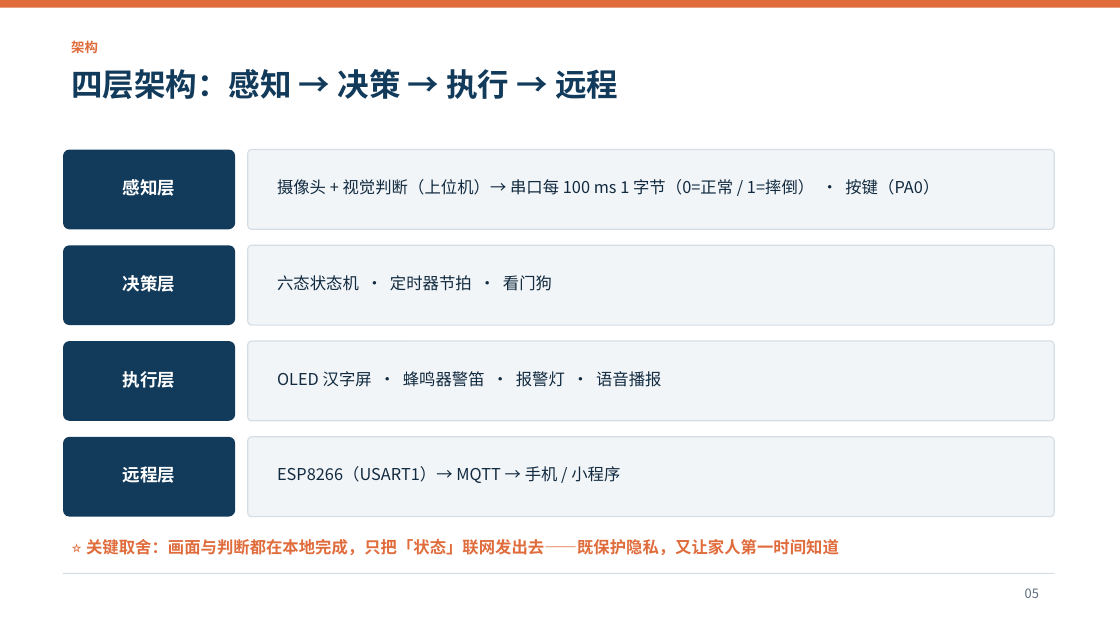
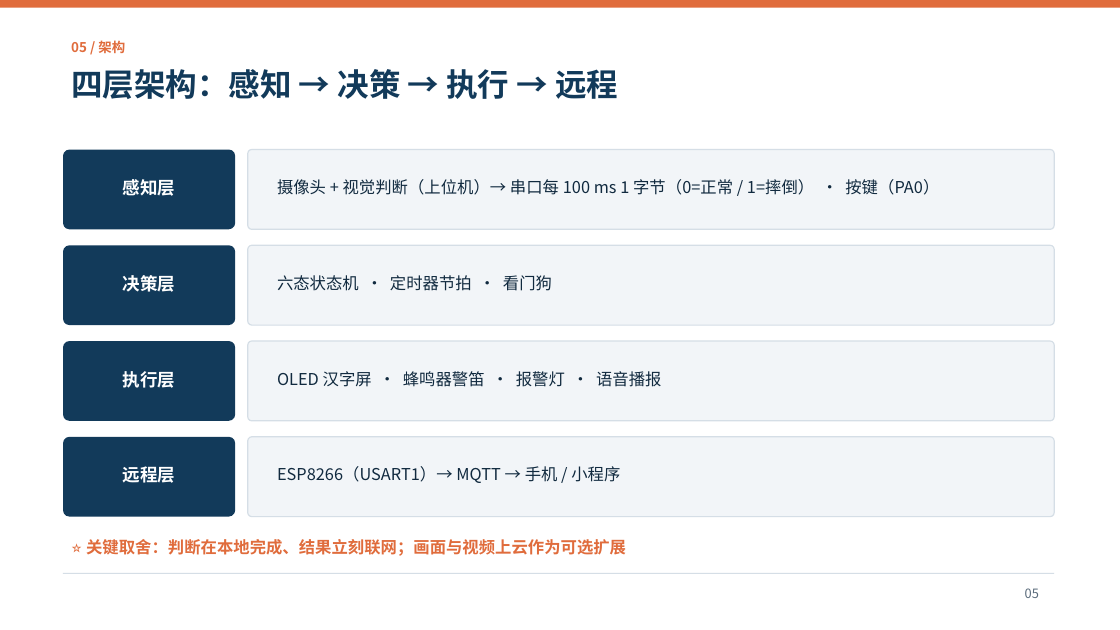
Before and after one commit to Maxsunset/SilverGuard, a slide deck: slide 5 of SilverGuard/docs/SilverGuard_答辩_设计思路与亮点.pptx. Drawn at 1120x630 pixels with LibreOffice and Linux fonts; fonts in the diff are those of the drawing. Boxes give left, top, right and bottom in pixels: in the first picture for what was removed or moved away, otherwise in the second. Text is boxed around its words. In the diff, an @@ line names an element or a change of style, - is before the commit and + after.

Commit message:
答辩 PPT：状态机改为完整转移图，删去不传云端式表述
状态机页：6 状态环形布局 + 带条件标签的转移箭头 + 两条图例补全其余转移；问题页竞品改为“只能看不会报警”；目标页隐私行改为“室内摄像头需告知与授权”；架构/监控页删去“画面不出门”提法，改述为判断在本地、结果联网；局限页补“画面未上云可作为扩展”；kicker 恢复自动页码

```diff
--- a/SilverGuard/docs/SilverGuard_答辩_设计思路与亮点.pptx
+++ b/SilverGuard/docs/SilverGuard_答辩_设计思路与亮点.pptx
@@ text at (71,40,125,53): text changed @@
-架构
+05 / 架构
@@ text at (86,539,626,556): text changed @@
-⭐ 关键取舍：画面与判断都在本地完成，只把「状态」联网发出去——既保护隐私，又让家人第一时间知道
+⭐ 关键取舍：判断在本地完成、结果立刻联网；画面与视频上云作为可选扩展
```
Also in this commit, not shown: 11 other slides changed.
